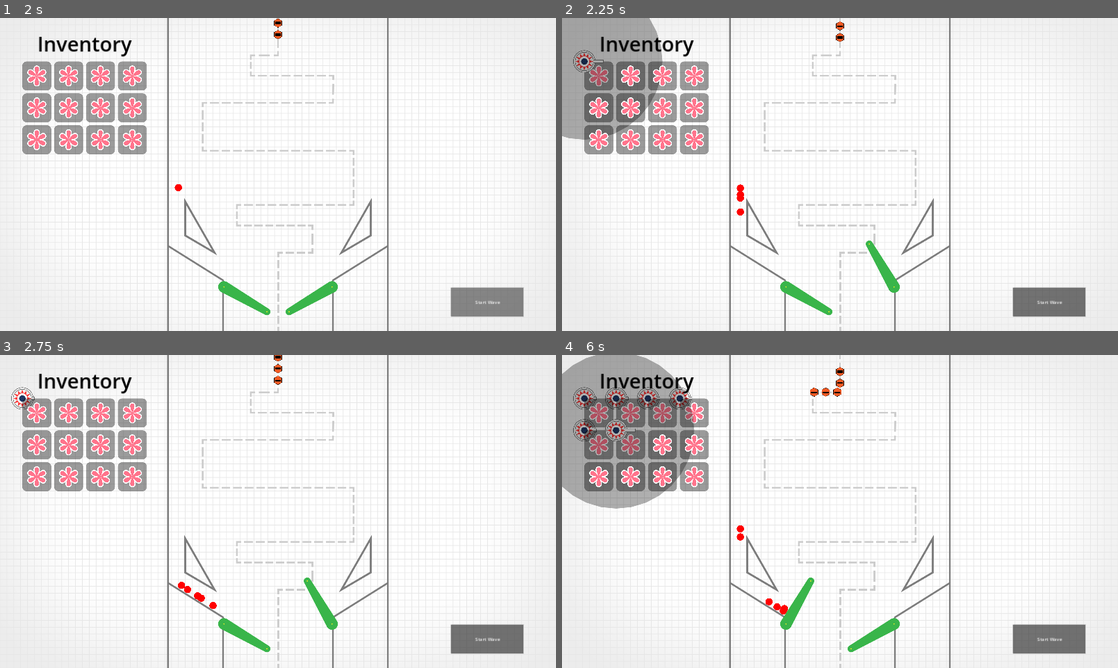
Above: before the commit, frames 1-4 (two rows, left to right).
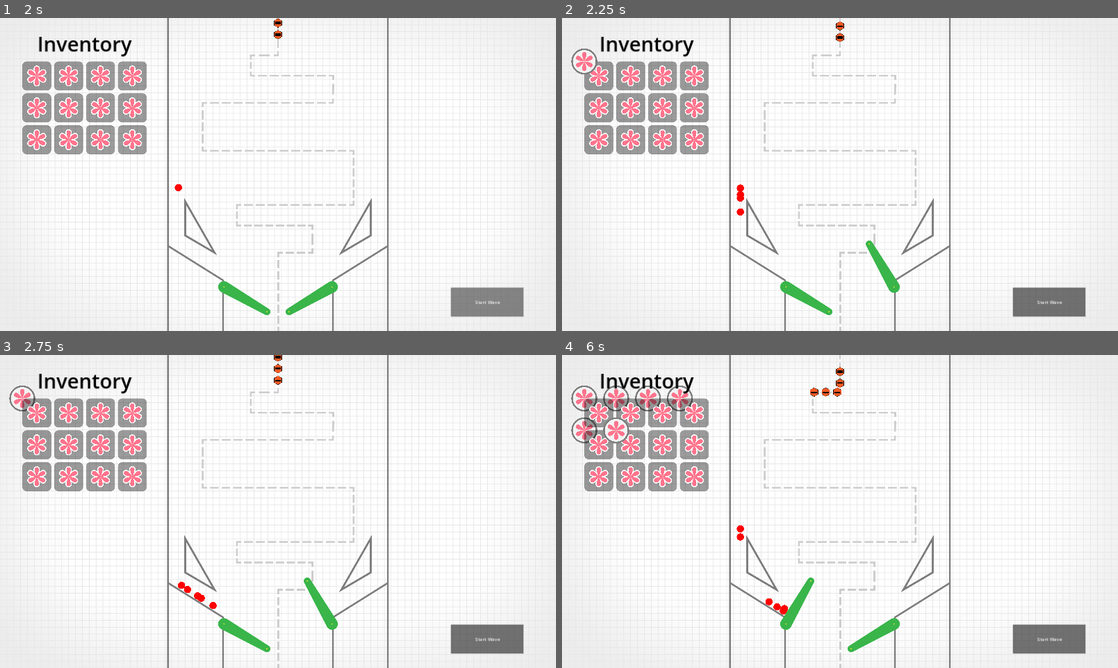
Above: after the commit, the same moments.

Repository: cxhuy/ptd
Game: Godot game, scene res://scenes/game.tscn
Two runs of this game, one before a commit and one after it. Both use one fixed random seed, a clock stepped at 60 frames per second and the inputs below.
Inputs (mouse positions are in pixels of both pictures, inside the frame that each line leads up to):
- Up to frame 1 (2 s): click "Start Wave" at 0.5 s; click "Start Wave" at 1.25 s
- Up to frame 2 (2.25 s): tap Enter at 2 s; move the mouse to (600, 77) at 2.02 s; hold / (rightFlip) from 2.03 s (still down); hold Space (addBall) from 2.03 s (still down); click (600, 77) at 2.17 s
- Up to frame 3 (2.75 s): keep holding / (rightFlip); keep holding Space (addBall)
- Up to frame 4 (6 s): move the mouse to (628, 414) at 2.77 s; release / (rightFlip) at 2.78 s; release Space (addBall) at 2.78 s; hold Z (leftFlip) 2.78-3.53 s; tap Space (addBall) at 2.85, 4.35, 5.85 s; click (628, 414) at 2.92 s; move the mouse to (662, 414) at 3.52 s; hold Space (addBall) 3.53-4.28 s; hold / (rightFlip) 3.53-5.03 s; click (662, 414) at 3.67 s; move the mouse to (695, 414) at 4.27 s; click (695, 414) at 4.42 s; move the mouse to (600, 445) at 5.02 s; hold Space (addBall) 5.03-5.78 s; hold Z (leftFlip) from 5.03 s (still down); click (600, 445) at 5.17 s; move the mouse to (628, 445) at 5.77 s; click (628, 445) at 5.92 s

Frame 1 is identical in both runs. In frame 2, 5.4% of the frame differs, in the area x 0-19%, y 0-39%; in frame 3, 0.2%; in frame 4, 9.0%, in the area x 0-24%, y 0-50%.

Commit message:
feat: add tower1 scene

Diff:
--- /dev/null
+++ b/scenes/tower/tower1/tower1.tscn
@@ -0,0 +1,45 @@
+[gd_scene load_steps=5 format=3 uid="uid://cd35e8o254y55"]
+
+[ext_resource type="Texture2D" uid="uid://cjwuho37icpiv" path="res://sprites/towers/tower1/tower1_off.svg" id="1_yfsca"]
+[ext_resource type="Texture2D" uid="uid://b7tds42tkkpcm" path="res://sprites/towers/tower1/tower1_on.svg" id="2_vm1s7"]
+
+[sub_resource type="CircleShape2D" id="CircleShape2D_bxqam"]
+radius = 128.0
+
+[sub_resource type="SpriteFrames" id="SpriteFrames_cbktn"]
+animations = [{
+"frames": [{
+"duration": 1.0,
+"texture": ExtResource("1_yfsca")
+}],
+"loop": true,
+"name": &"off",
+"speed": 5.0
+}, {
+"frames": [{
+"duration": 1.0,
+"texture": ExtResource("2_vm1s7")
+}],
+"loop": true,
+"name": &"on",
+"speed": 5.0
+}]
+
+[node name="Tower1" type="Node2D"]
+
+[node name="Base" type="RigidBody2D" parent="."]
+collision_layer = 32
+collision_mask = 4
+max_contacts_reported = 1
+contact_monitor = true
+freeze = true
+freeze_mode = 1
+
+[node name="BaseCollision" type="CollisionShape2D" parent="Base"]
+scale = Vector2(0.35, 0.35)
+shape = SubResource("CircleShape2D_bxqam")
+
+[node name="AnimatedSprite2D" type="AnimatedSprite2D" parent="."]
+scale = Vector2(0.35, 0.35)
+sprite_frames = SubResource("SpriteFrames_cbktn")
+animation = &"on"
--- a/scripts/towerAdd.gd
+++ b/scripts/towerAdd.gd
@@ -1,6 +1,6 @@
 extends Panel
 
-var tower := preload("res://scenes/tower/tower_test/tower.tscn")
+var tower := preload("res://scenes/tower/tower1/tower1.tscn")
 
 
 func _on_gui_input(event):
@@ -18,4 +18,4 @@
 		get_child(1).queue_free()
 		get_tree().get_root().get_node("Game").add_child(towerInstance)
 		towerInstance.set_global_position(dropPos)
-		towerInstance.get_node("AttackRangeVisual").hide()
+#		towerInstance.get_node("AttackRangeVisual").hide()
--- /dev/null
+++ b/sprites/towers/tower1/tower1_off.svg
@@ -0,0 +1 @@
+<svg id="레이어_1" data-name="레이어 1" xmlns="http://www.w3.org/2000/svg" viewBox="0 0 256 256"><defs><style>.cls-1{fill:#f2f2f2;}.cls-2{fill:#7d7d7d;}.cls-3{fill:#7f2837;}</style></defs><circle class="cls-1" cx="128" cy="128" r="120"/><path class="cls-2" d="M128,16a112,112,0,0,1,79.2,191.2A112,112,0,0,1,48.8,48.8,111.29,111.29,0,0,1,128,16m0-16A128,128,0,1,0,256,128,128,128,0,0,0,128,0Z"/><path class="cls-3" d="M128,128s-46.74-92,0-92S128,128,128,128Z"/><path class="cls-3" d="M128,220c-46.74,0,0-92,0-92s46.74,92,0,92"/><path class="cls-3" d="M128,128S25,122.48,48.33,82,128,128,128,128Z"/><path class="cls-3" d="M207.67,174C184.3,214.48,128,128,128,128s103.05,5.52,79.67,46"/><path class="cls-3" d="M128,128s-56.3,86.48-79.67,46S128,128,128,128Z"/><path class="cls-3" d="M207.67,82C231.05,122.48,128,128,128,128s56.3-86.48,79.67-46"/></svg>
--- /dev/null
+++ b/sprites/towers/tower1/tower1_on.svg
@@ -0,0 +1 @@
+<svg id="레이어_1" data-name="레이어 1" xmlns="http://www.w3.org/2000/svg" viewBox="0 0 256 256"><defs><style>.cls-1{fill:#f2f2f2;}.cls-2{fill:#7d7d7d;}.cls-3{fill:#ff748c;}</style></defs><circle class="cls-1" cx="128" cy="128" r="120"/><path class="cls-2" d="M128,16a112,112,0,0,1,79.2,191.2A112,112,0,0,1,48.8,48.8,111.29,111.29,0,0,1,128,16m0-16A128,128,0,1,0,256,128,128,128,0,0,0,128,0Z"/><path class="cls-3" d="M128,128s-46.74-92,0-92S128,128,128,128Z"/><path class="cls-3" d="M128,220c-46.74,0,0-92,0-92s46.74,92,0,92"/><path class="cls-3" d="M128,128S25,122.48,48.33,82,128,128,128,128Z"/><path class="cls-3" d="M207.67,174C184.3,214.48,128,128,128,128s103.05,5.52,79.67,46"/><path class="cls-3" d="M128,128s-56.3,86.48-79.67,46S128,128,128,128Z"/><path class="cls-3" d="M207.67,82C231.05,122.48,128,128,128,128s56.3-86.48,79.67-46"/></svg>
Not shown, added: sprites/towers/tower1/tower1_off.svg.import
Not shown, added: sprites/towers/tower1/tower1_on.svg.import
